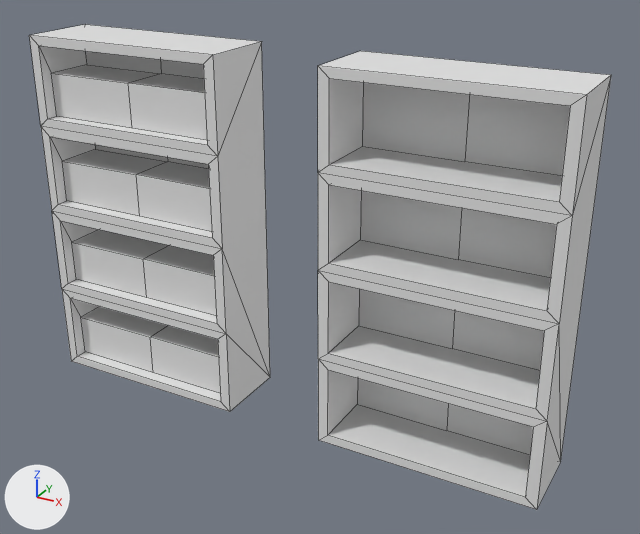
One commit to the Blender file Assets/Art/Models/Saad_Props.blend: the scene before it, then after it.
Before and after are seen from a 50 mm lens placed at (1.34, -3.73, 2.77), pointed at (-0.72, 0.03, 0.89). Lighting does not change. The marker at lower left points along +X, +Y and +Z. Mesh edges are drawn as thin lines. Materials are left out; every surface is plain grey.

Script lines for the objects in view, before the commit:
```python
me_cube = bpy.data.meshes.new('Cube')
me_cube.from_pydata(...)  # 78 vertices, 75 faces; spans x -0.6..0.6, y -0.22..0.22, z 0.0..2.0
me_cube.materials.append(mat_bookshelf)
me_cube_003 = bpy.data.meshes.new('Cube.003')
me_cube_003.from_pydata(...)  # 54 vertices, 51 faces; spans x -0.6..0.6, y -0.22..0.22, z 0.0..2.0
me_cube_003.materials.append(mat_bookshelf)
ob_cube = bpy.data.objects.new('Cube', me_cube)
ob_cube.location = (-1.767, 0.0, 0.0)
ob_cube_001 = bpy.data.objects.new('Cube.001', me_cube_003)
ob_cube_001.location = (0.0, 0.0, 0.0)
```
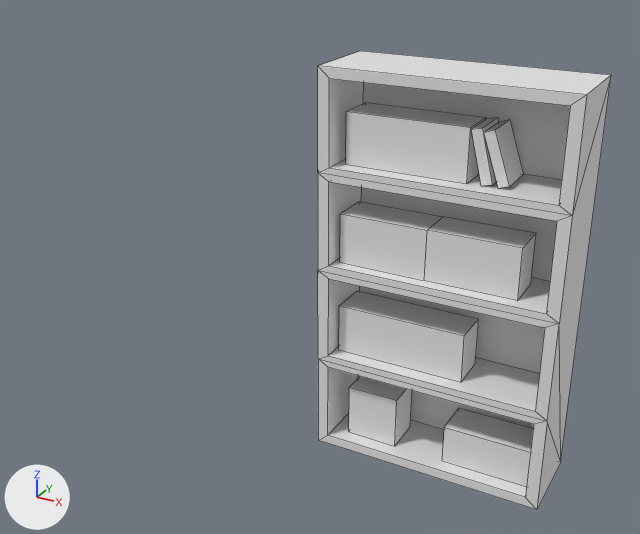
Where the change shows, as pixel boxes [x1, y1, x2, y2] in the pictures (640 x 534 px; the box of a moved part takes in the faces that stretch with it):
'Cube', hidden
    before: [29, 24, 270, 412]
'Books 2', added
    after: [340, 201, 536, 301]
'Books 3', added
    after: [339, 291, 479, 382]
'Books 1', added
    after: [346, 102, 486, 184]
'Books 5', added
    after: [442, 408, 533, 487]
'Books 4', added
    after: [349, 376, 412, 446]
'Books 7', added
    after: [484, 120, 524, 189]
'Books 6', added
    after: [471, 117, 499, 186]
part 1 of me_cube_003, moved or reshaped
    before: [329, 82, 570, 497]
    after: [328, 82, 570, 497]

The change, as a diff of the scene's bpy script:
```diff
--- a/Assets/Art/Models/Saad_Props.blend.py
+++ b/Assets/Art/Models/Saad_Props.blend.py
@@ me_cube_003 @@
 # used by ob_cube_001; location = (0.0, 0.0, 0.0)
-me_cube_003.from_pydata(...)  # 54 vertices, 51 faces; spans x -0.6..0.6, y -0.22..0.22, z 0.0..2.0
+me_cube_003.from_pydata(...)  # 46 vertices, 47 faces; spans x -0.6..0.6, y -0.22..0.22, z 0.0..2.0
+# me_cube_003 part 1
+# 8 vertices are removed from x 0.0, y 0.13, z 0.05..1.95
+# 16 faces are deleted
+# 12 vertices in x -0.54..0.54, y -0.22..0.13, z 0.55..1.55 move by (0.0, 0.0, -0.02)
+# 12 vertices in x -0.54..0.54, y -0.22..0.13, z 0.45..1.45 move by (0.0, 0.0, 0.02)
+# 12 new faces join them
@@ me_cube_009 @@
+me_cube_009.from_pydata(...)  # 10 vertices, 5 faces; spans x -0.085..0.05, y -0.101..0.101, z 0.0..0.258
@@ me_cube_008 @@
+me_cube_008.from_pydata(...)  # 10 vertices, 5 faces; spans x -0.063..0.052, y -0.101..0.101, z 0.0..0.26
@@ me_cube_007 @@
+me_cube_007.from_pydata(...)  # 8 vertices, 4 faces; spans x -0.3..0.3, y -0.101..0.101, z 0.0..0.255
@@ me_cube_006 @@
+me_cube_006.from_pydata(...)  # 11 vertices, 6 faces; spans x -0.45..0.45, y -0.101..0.101, z 0.0..0.255
@@ me_cube_005 @@
+me_cube_005.from_pydata(...)  # 8 vertices, 4 faces; spans x -0.334..0.334, y -0.101..0.101, z 0.0..0.255
@@ me_cube_004 @@
+me_cube_004.from_pydata(...)  # a box spanning x -0.136..0.136, y -0.101..0.101, z 0.0..0.279
@@ me_cube_002 @@
+me_cube_002.from_pydata(...)  # 8 vertices, 4 faces; spans x -0.224..0.224, y -0.101..0.101, z 0.0..0.203
@@ ob_cube @@
 ob_cube.location = (-1.767, 0.0, 0.0)
+ob_cube.hide_set(True)
@@ ob_books_7 @@
+ob_books_7 = bpy.data.objects.new('Books 7', me_cube_009)
+ob_books_7.location = (0.253, -0.033, 1.535)
@@ ob_books_6 @@
+ob_books_6 = bpy.data.objects.new('Books 6', me_cube_008)
+ob_books_6.location = (0.174, -0.033, 1.535)
@@ ob_books_1 @@
+ob_books_1 = bpy.data.objects.new('Books 1', me_cube_007)
+ob_books_1.location = (-0.193, -0.033, 1.535)
@@ ob_books_2 @@
+ob_books_2 = bpy.data.objects.new('Books 2', me_cube_006)
+ob_books_2.location = (-0.061, -0.05, 1.035)
@@ ob_books_3 @@
+ob_books_3 = bpy.data.objects.new('Books 3', me_cube_005)
+ob_books_3.location = (-0.185, -0.036, 0.535)
@@ ob_books_4 @@
+ob_books_4 = bpy.data.objects.new('Books 4', me_cube_004)
+ob_books_4.location = (-0.32, -0.033, 0.05)
@@ ob_books_5 @@
+ob_books_5 = bpy.data.objects.new('Books 5', me_cube_002)
+ob_books_5.location = (0.303, -0.033, 0.05)
```
